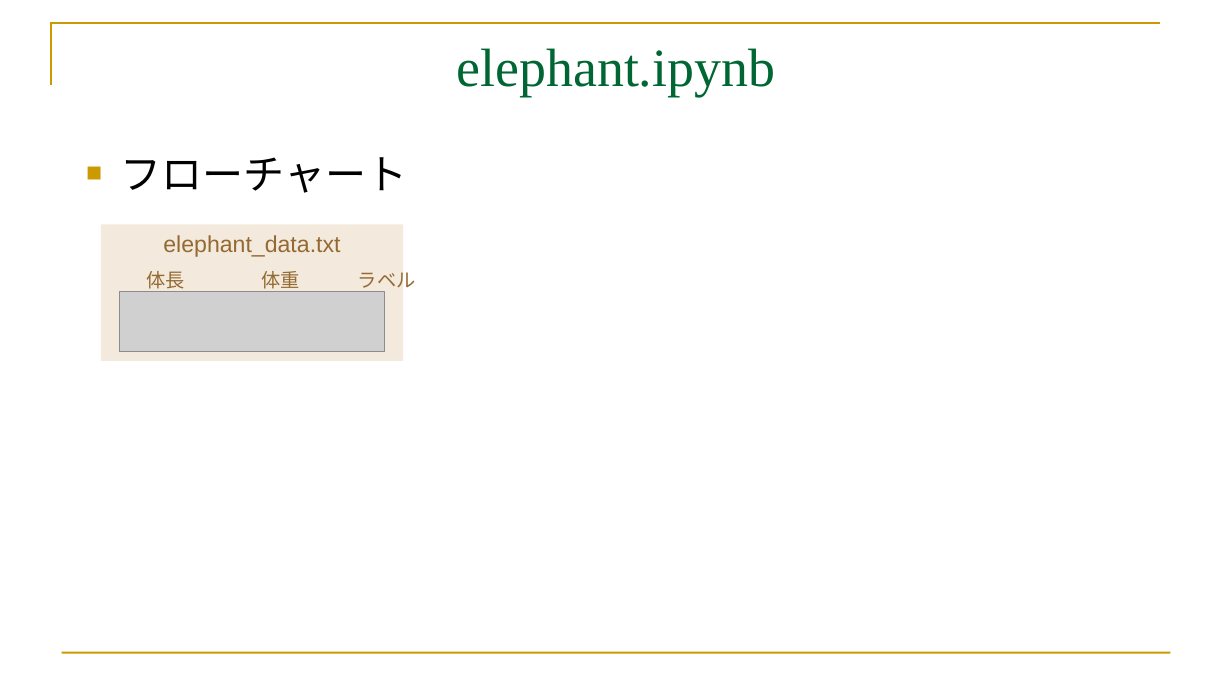
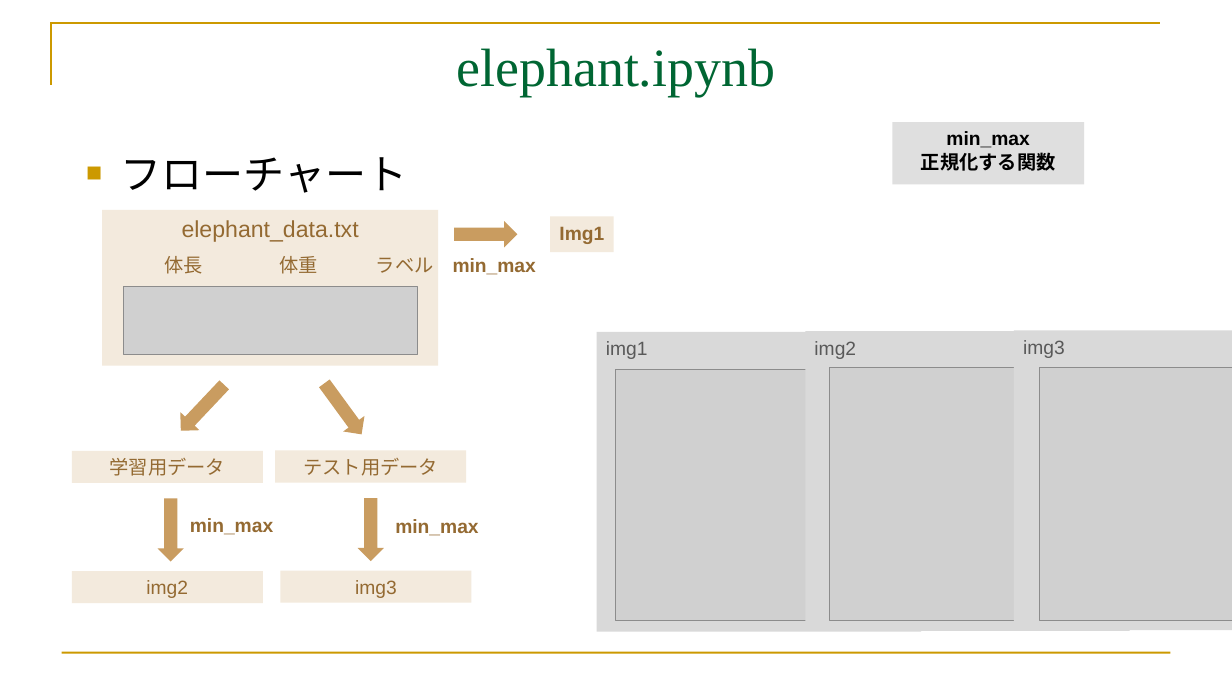
Before and after one commit to mei-517/GoogleColab, a slide deck: slide 2 of GoogleColab.part3.pptx. Drawn at 1232x693 pixels with LibreOffice and Linux fonts; fonts in the diff are those of the drawing; grey boxes stand for pictures. Boxes give left, top, right and bottom in pixels: in the first picture for what was removed or moved away, otherwise in the second. Text is boxed around its words. In the diff, an @@ line names an element or a change of style, - is before the commit and + after.

```diff
--- a/GoogleColab.part3.pptx
+++ b/GoogleColab.part3.pptx
@@ rectangle added at (893, 122, 1084, 184), fill #DFDFDF, 15 pt, text #000000, bold @@
+min_max
+正規化する関数
@@ rectangle "elephant_data.txt": place and size @@
-rectangle "elephant_data.txt" at (101, 225, 403, 361)
+rectangle "elephant_data.txt" at (103, 210, 439, 366)
@@ right arrow added at (455, 221, 518, 248), fill #C99C60 @@
@@ rectangle added at (551, 216, 615, 252), fill #F3EADD, 15 pt, text #946A32, bold @@
+Img1
@@ text added at (453, 258, 536, 275), 15 pt, text #946A32, bold @@
+min_max
@@ picture: place and size @@
-picture at (119, 291, 384, 351)
+picture at (123, 287, 417, 355)
@@ right arrow added at (171, 376, 234, 440), fill #C99C60 @@
@@ right arrow added at (314, 376, 372, 442), fill #C99C60 @@
@@ group added at (597, 331, 1232, 631): 3 rectangles, 3 pictures @@
+img1
+img2
+img3
@@ rectangle added at (72, 451, 263, 483), fill #F3EADD, 15 pt, text #946A32 @@
+学習用データ
@@ rectangle added at (275, 451, 467, 483), fill #F3EADD, 15 pt, text #946A32 @@
+テスト用データ
@@ right arrow added at (158, 499, 184, 561), fill #C99C60 @@
@@ right arrow added at (357, 499, 384, 561), fill #C99C60 @@
@@ text added at (190, 518, 273, 535), 15 pt, text #946A32, bold @@
+min_max
@@ text added at (395, 519, 478, 536), 15 pt, text #946A32, bold @@
+min_max
@@ rectangle added at (72, 571, 263, 604), fill #F3EADD, 15 pt, text #946A32 @@
+img2
@@ rectangle added at (281, 571, 472, 604), fill #F3EADD, 15 pt, text #946A32 @@
+img3
```
Also in this commit, not shown: 1 other slide changed, 5 slides added, 4 slides removed, 7 other files.
